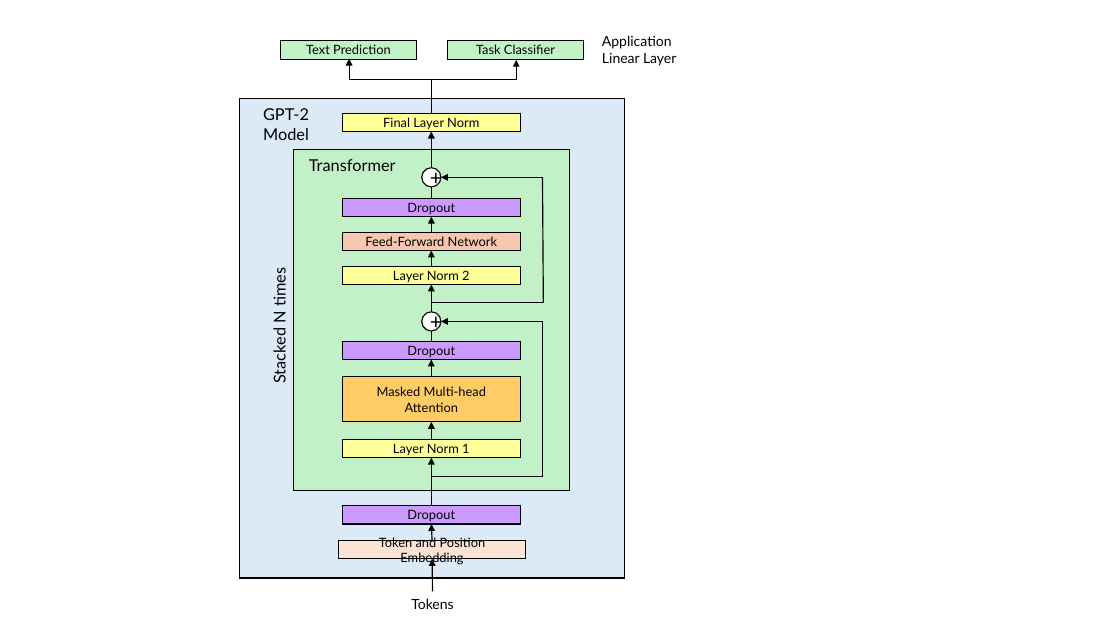
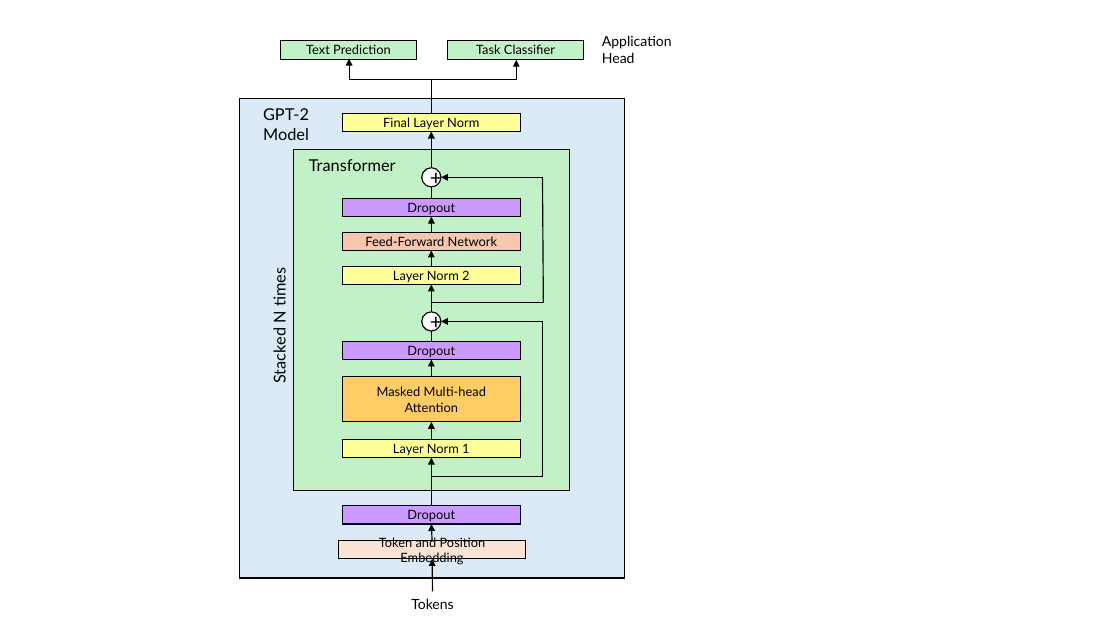
Before and after one commit to GuyDupenloup/gpt2_model_from_research_papers, a slide deck: slide 1 of pictures/drawings.pptx. Drawn at 1120x630 pixels with LibreOffice and Linux fonts; fonts in the diff are those of the drawing. Boxes give left, top, right and bottom in pixels: in the first picture for what was removed or moved away, otherwise in the second. Text is boxed around its words. In the diff, an @@ line names an element or a change of style, - is before the commit and + after.

```diff
--- a/pictures/drawings.pptx
+++ b/pictures/drawings.pptx
@@ text at [602, 35, 672, 63]: text changed @@
-Application
-Linear Layer
+Application
+Head
```
Also in this commit, not shown: 7 other files.
